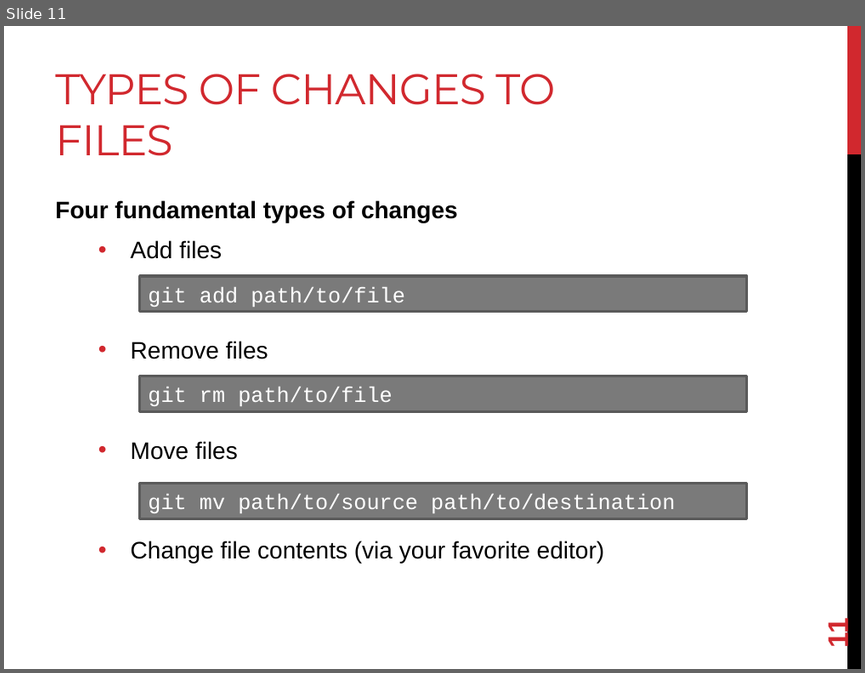
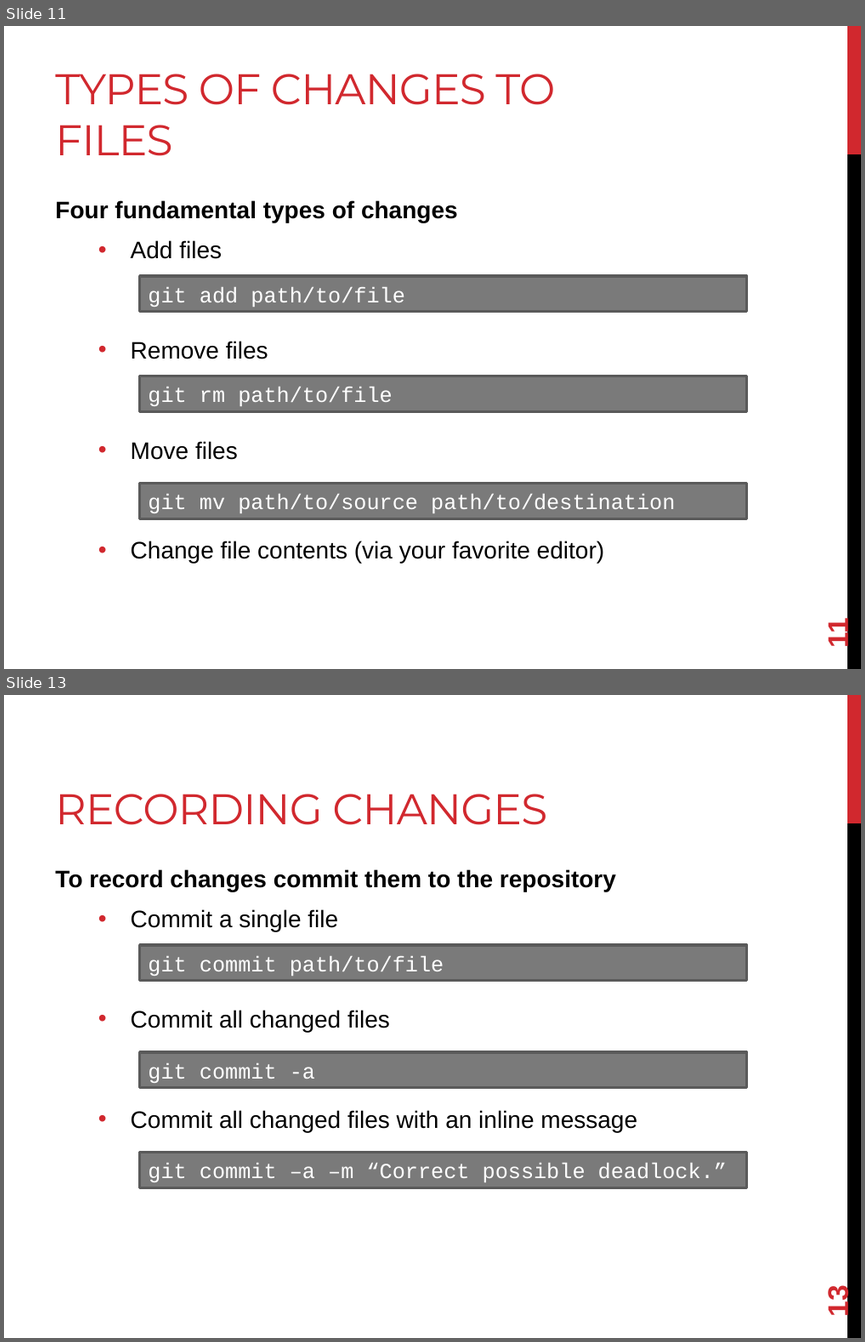
Before and after one commit to joshpeterson/DevelopingConcurrentSoftware, a slide deck: Lectures/Introduction to Distributed Version Control/Introduction to Distributed Version Control.pptx. Shown one above the other, each under a label of ours: slide 11 before the commit, slides 11 and 13 after it; the slides between them are not shown. The pictures are 865x673 and 865x1342 pixels, drawn with LibreOffice and Linux fonts; fonts in the diff are those of the drawing. Boxes give left, top, right and bottom in pixels: in the first picture for what was removed or moved away, otherwise in the second. Text is boxed around its words. In the diff, an @@ line names an element or a change of style, - is before the commit and + after.

```diff
--- a/Lectures/Introduction to Distributed Version Control/Introduction to Distributed Version Control.pptx
+++ b/Lectures/Introduction to Distributed Version Control/Introduction to Distributed Version Control.pptx
@@ slide 13 added at [4, 695, 861, 1338], background #FFFFFF; not listed: 2 template elements that a slide beside it also shows @@
@@ title added at [55, 794, 547, 825], 36 pt, text #D1282E @@
+RECORDING CHANGES
@@ text added at [55, 869, 637, 1132], 20 pt, text #000000 @@
+To record changes commit them to the repository
+  • Commit a single file
+  • Commit all changed files
+  • Commit all changed files with an inline message
@@ rectangle added at [139, 945, 746, 981], fill #7A7A7A, outline #5A5A5A 2.25 pt, 18 pt, text #FFFFFF @@
+git commit path/to/file
@@ rectangle added at [139, 1052, 746, 1089], fill #7A7A7A, outline #5A5A5A 2.25 pt, 18 pt, text #FFFFFF @@
+git commit -a
@@ rectangle added at [139, 1151, 746, 1188], fill #7A7A7A, outline #5A5A5A 2.25 pt, 18 pt, text #FFFFFF @@
+git commit –a –m “Correct possible deadlock.”
@@ page number added at [822, 1287, 854, 1315], 24 pt, text #D1282E, bold @@
+13
```
Also in this commit, not shown: 5 other slides added.
